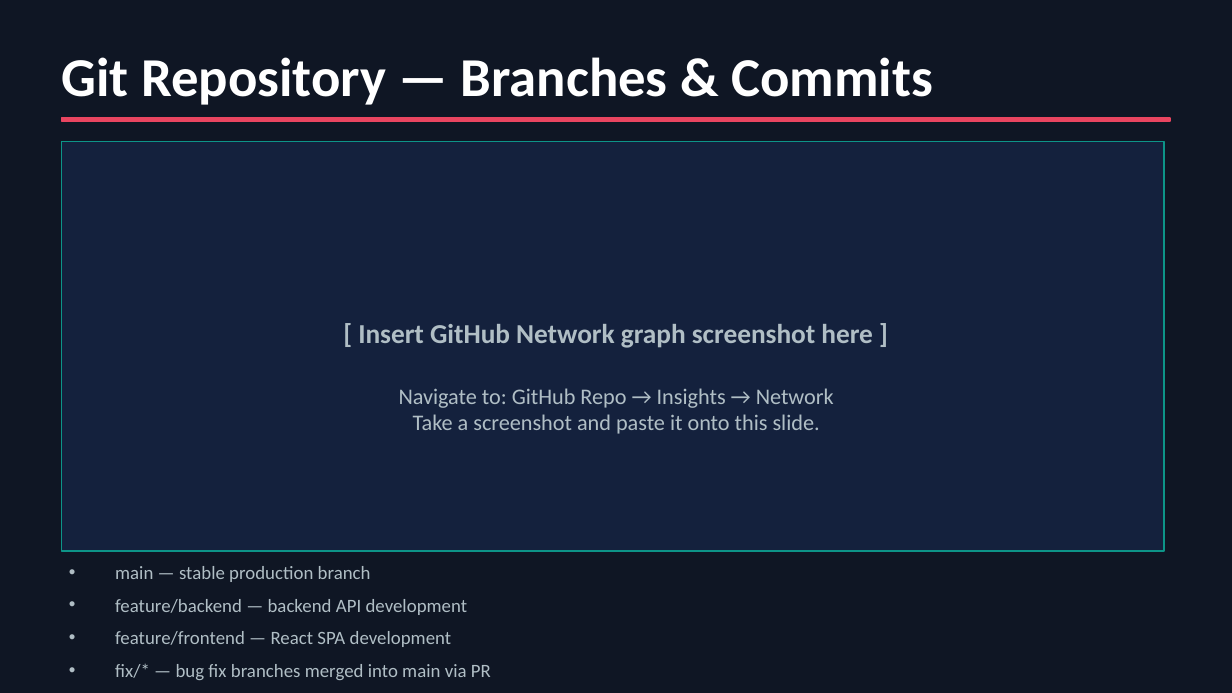
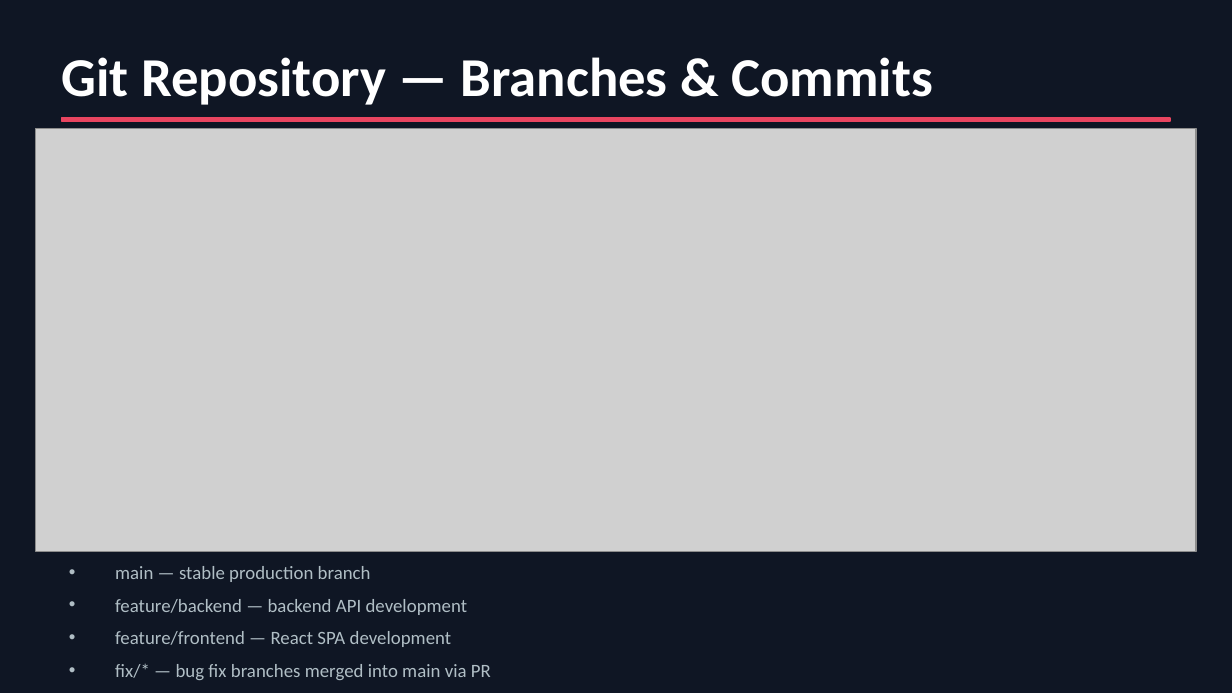
Before and after one commit to mingooyen/CS4398SoftwareEngineeringProject, a slide deck: slide 13 of submission/10_presentation.pptx (slide 9 before the commit). Drawn at 1232x693 pixels with LibreOffice and Linux fonts; fonts in the diff are those of the drawing; grey boxes stand for pictures. Boxes give left, top, right and bottom in pixels: in the first picture for what was removed or moved away, otherwise in the second. Text is boxed around its words. In the diff, an @@ line names an element or a change of style, - is before the commit and + after.

```diff
--- a/submission/10_presentation.pptx
+++ b/submission/10_presentation.pptx
@@ picture added at (36,128,1196,551) @@
@@ text removed at (358,324,873,434) @@
-[ Insert GitHub Network graph screenshot here ]
-Navigate to: GitHub Repo → Insights → Network
-Take a screenshot and paste it onto this slide.
```
Also in this commit, not shown: 5 other slides changed, 4 slides added, 1 slide removed.
